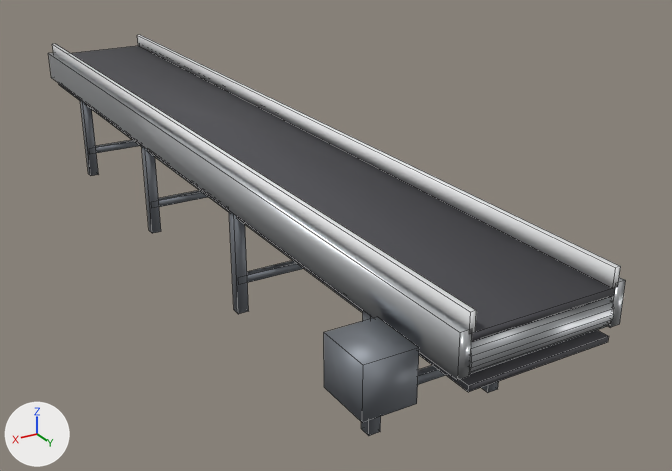
An edit to the FBX model Tools/butchery/fbx/SM_BELT_CONVEYOR.fbx, drawn before and after from the same camera.
Camera for both pictures: a camera (50 mm lens) standing at (2.4, 5.53, 2.75) and looking at (-0.61, 0.5, 0.24). Arrows for +X, +Y and +Z are at lower left; the lights stay in place. The older version comes first. Mesh edges are drawn as thin lines.

In view in the first picture: 'SM_BELT_CONVEYOR'.
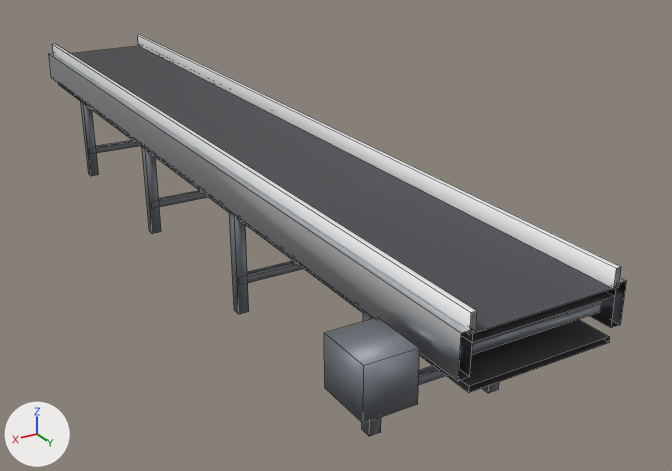
Changed parts and their boxes (x1, y1, x2, y2) in the pictures (672 x 471 px):
'SM_BELT_CONVEYOR', reshaped
    before: (48, 35, 626, 436)
    after: (49, 35, 626, 436)
part 1 of me_sm_belt_conveyor, deleted
    before: (469, 297, 614, 374)
part 2 of me_sm_belt_conveyor, cut back
    before: (458, 266, 626, 392)

Diff of the bpy script that builds the scene:
```diff
--- a/Tools/butchery/fbx/SM_BELT_CONVEYOR.fbx.py
+++ b/Tools/butchery/fbx/SM_BELT_CONVEYOR.fbx.py
@@ me_sm_belt_conveyor @@
 # used by ob_sm_belt_conveyor; location = (0.0, 0.0, 0.0)
-me_sm_belt_conveyor.from_pydata(...)  # 264 vertices, 262 faces; spans x -0.61..0.61, y -3.01..3.01, z 0.0..1.02
+me_sm_belt_conveyor.from_pydata(...)  # 190 vertices, 115 faces; spans x -0.61..0.61, y -3.01..3.01, z 0.0..1.02
+# me_sm_belt_conveyor part 1: the loose piece of 48 vertices spanning x -0.55..0.25, y 2.79..3.01, z 0.68..0.9 is deleted
+# me_sm_belt_conveyor part 2
+# 32 vertices are removed from x -0.55..0.25, y -3.01..-2.79, z 0.69..0.9
+# 82 faces are deleted
+# 6 vertices move from x -0.55..0.25, y -2.93..-2.85, z 0.68..0.69 to x -0.55..0.25, y -2.99..-2.95, z 0.69..0.85
+# 6 vertices are added at (-0.55, -2.84, 0.69), (-0.55, -2.95, 0.89), (-0.55, -2.84, 0.89), (0.25, -2.84, 0.69), (0.25, -2.95, 0.89), (0.25, -2.84, 0.89)
+# 9 new faces join them, mat_m_butchery_steelbrushed (light grey #c8cbce)
+# other edits to the shape of me_sm_belt_conveyor do not show in these pictures
 me_sm_belt_conveyor.materials.append(mat_m_butchery_rubber)
```
